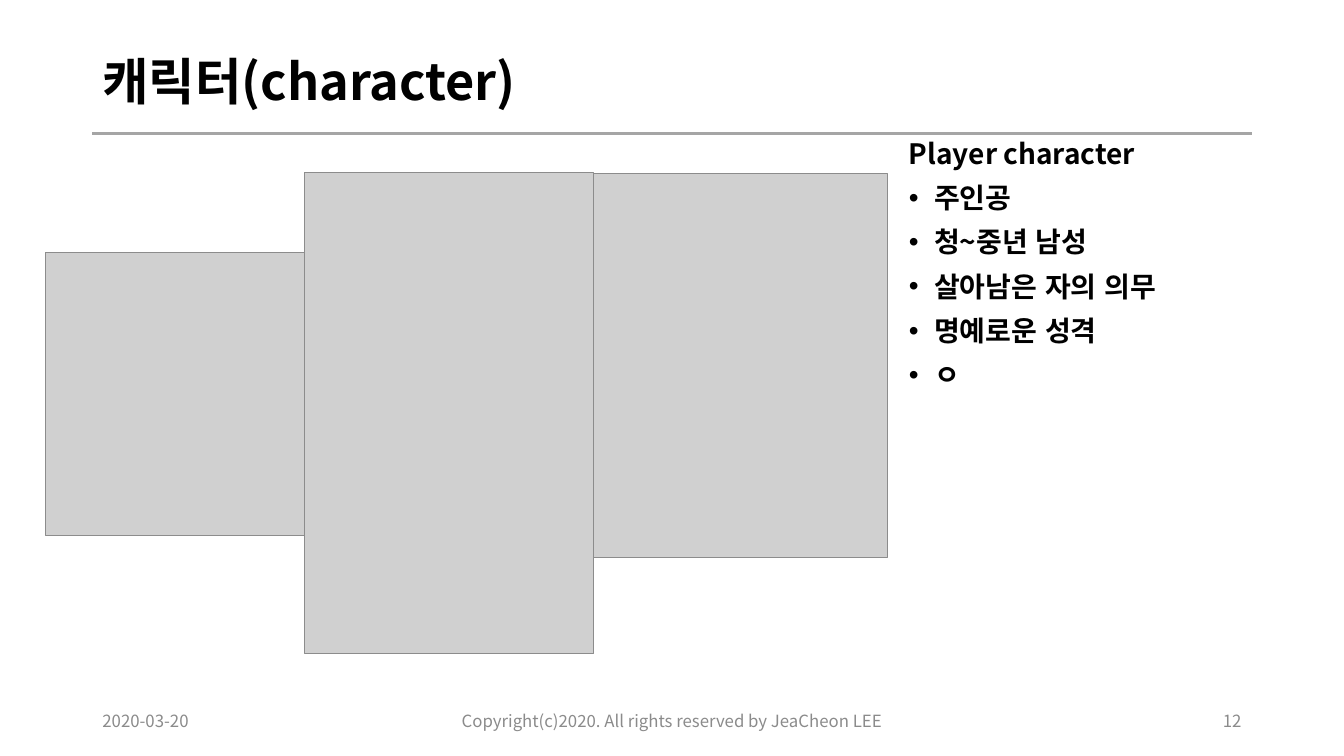
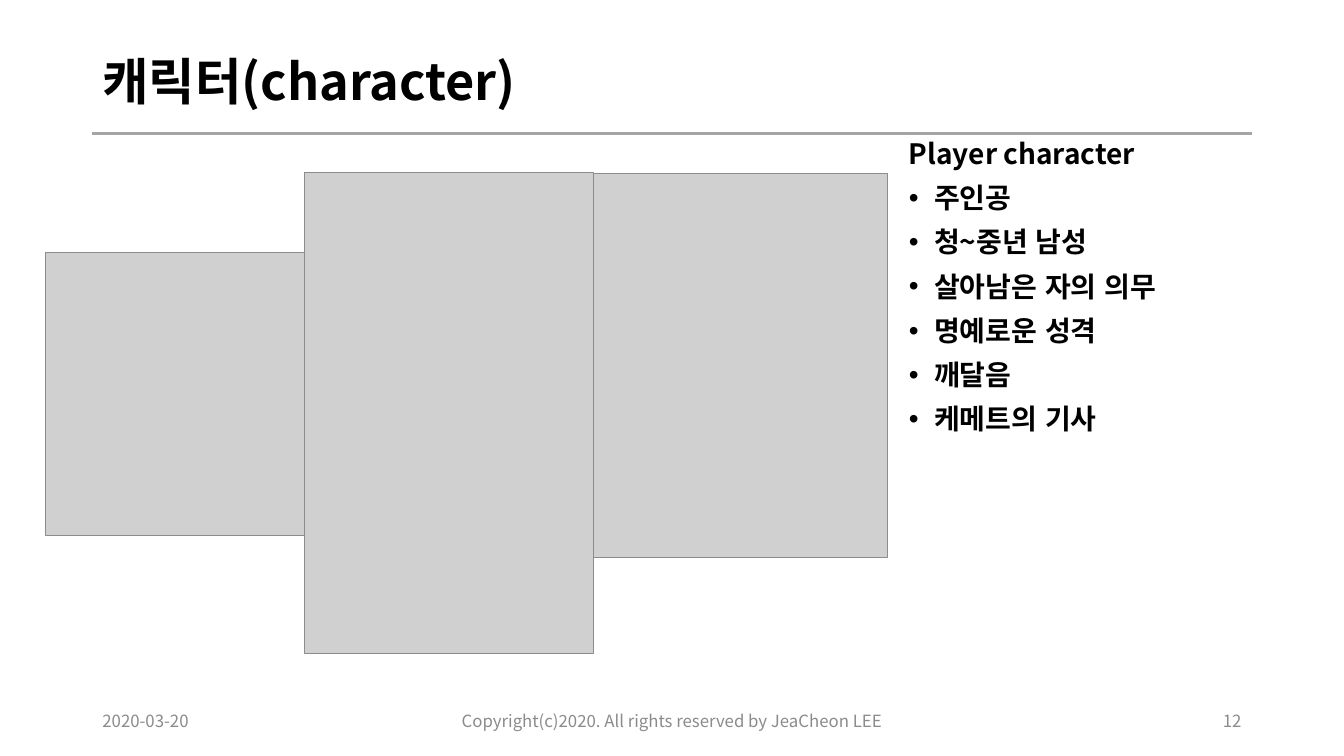
Before and after one commit to lee1030cjs/SemiProject_ActionRPG, a slide deck: slide 12 of 01.Document/01.컨셉기획/[SemiProject1]20200320_ActionRPG_concept_design_이재천_ver0.1.pptx. Drawn at 1344x756 pixels with LibreOffice and Linux fonts; fonts in the diff are those of the drawing; grey boxes stand for pictures. Boxes give left, top, right and bottom in pixels: in the first picture for what was removed or moved away, otherwise in the second. Text is boxed around its words. In the diff, an @@ line names an element or a change of style, - is before the commit and + after.

```diff
--- a/01.Document/01.컨셉기획/[SemiProject1]20200320_ActionRPG_concept_design_이재천_ver0.1.pptx
+++ b/01.Document/01.컨셉기획/[SemiProject1]20200320_ActionRPG_concept_design_이재천_ver0.1.pptx
@@ text at [934,361,1097,432]: text changed @@
-• ㅇ
+• 깨달음
+• 케메트의 기사
```
Also in this commit, not shown: 9 other slides changed, 1 slide added, 2 other files.
